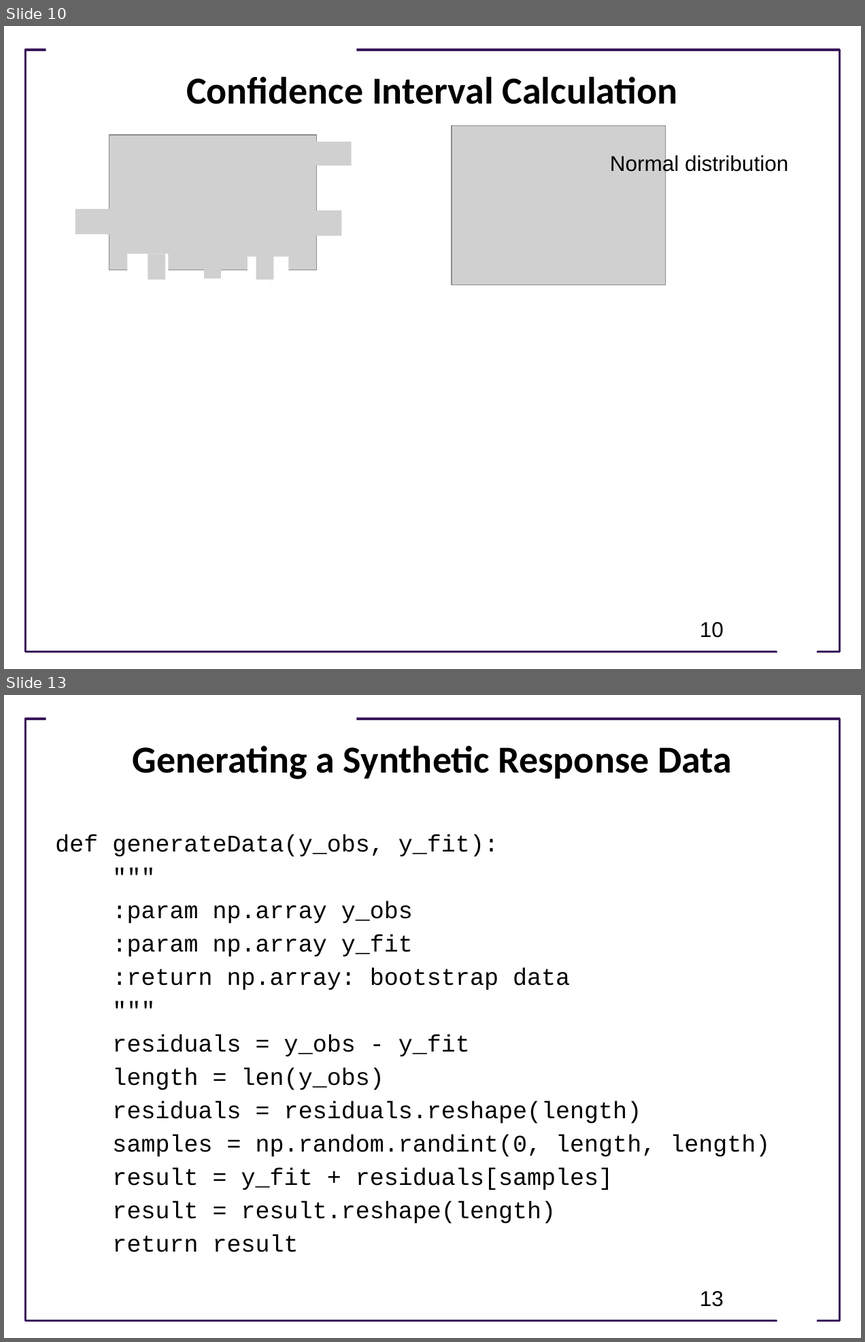
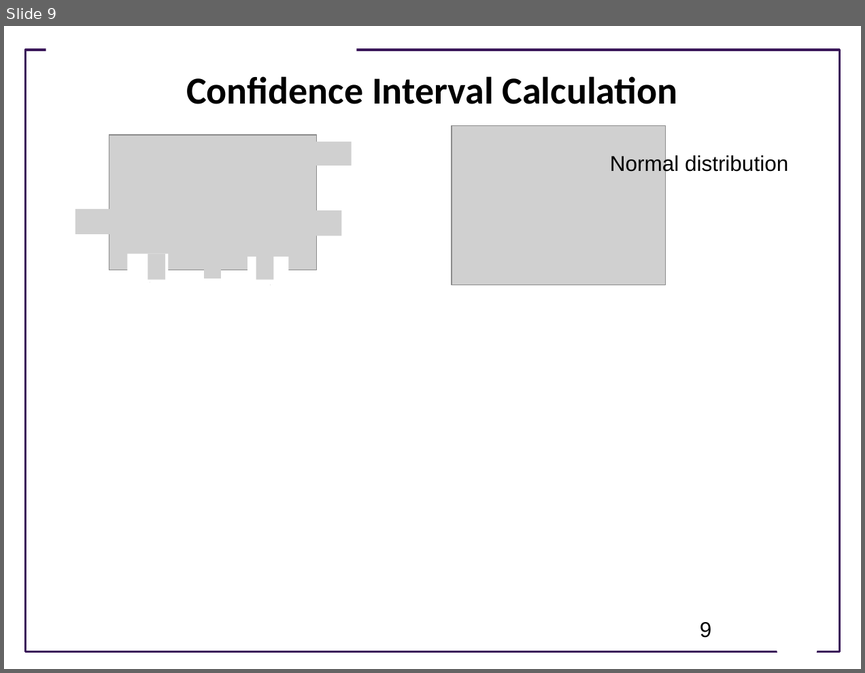
Before and after one commit to ModelEngineering/advancing-biomedical-models, a slide deck: lecture_12/12_Parameter_Confidence_Intervals_With_Bootstrapping.pptx. Shown one above the other, each under a label of ours: slides 10 and 13 before the commit, slide 9 after it; the slides between them are not shown. The pictures are 865x1342 and 865x673 pixels, drawn with LibreOffice and Linux fonts; fonts in the diff are those of the drawing; grey boxes stand for pictures; background and template pictures are left out. Boxes give left, top, right and bottom in pixels: in the first picture for what was removed or moved away, otherwise in the second. Text is boxed around its words. In the diff, an @@ line names an element or a change of style, - is before the commit and + after.

Commit message:
Updated bootstrapping

```diff
--- a/lecture_12/12_Parameter_Confidence_Intervals_With_Bootstrapping.pptx
+++ b/lecture_12/12_Parameter_Confidence_Intervals_With_Bootstrapping.pptx
@@ slide 13 removed at [4,695,861,1338], background #FFFFFF; not listed: 3 template elements that a slide beside it also shows @@
@@ title removed at [133,745,732,779] @@
-Generating a Synthetic Response Data
@@ text removed at [55,834,770,1252] @@
-def generateData(y_obs, y_fit):
-"""
-:param np.array y_obs
-:param np.array y_fit
-:return np.array: bootstrap data
-"""
-residuals = y_obs - y_fit
-length = len(y_obs)
-residuals = residuals.reshape(length)
-samples = np.random.randint(0, length, length)
-result = y_fit + residuals[samples]
-result = result.reshape(length)
-return result
@@ page number removed at [700,1291,723,1306] @@
-13
@@ what was slide 10 is now slide 9 @@
@@ page number at [700,622,712,637]: text changed @@
-10
+9
```
Also in this commit, not shown: 1 slide changed, 5 other slides removed, 1 other file.
